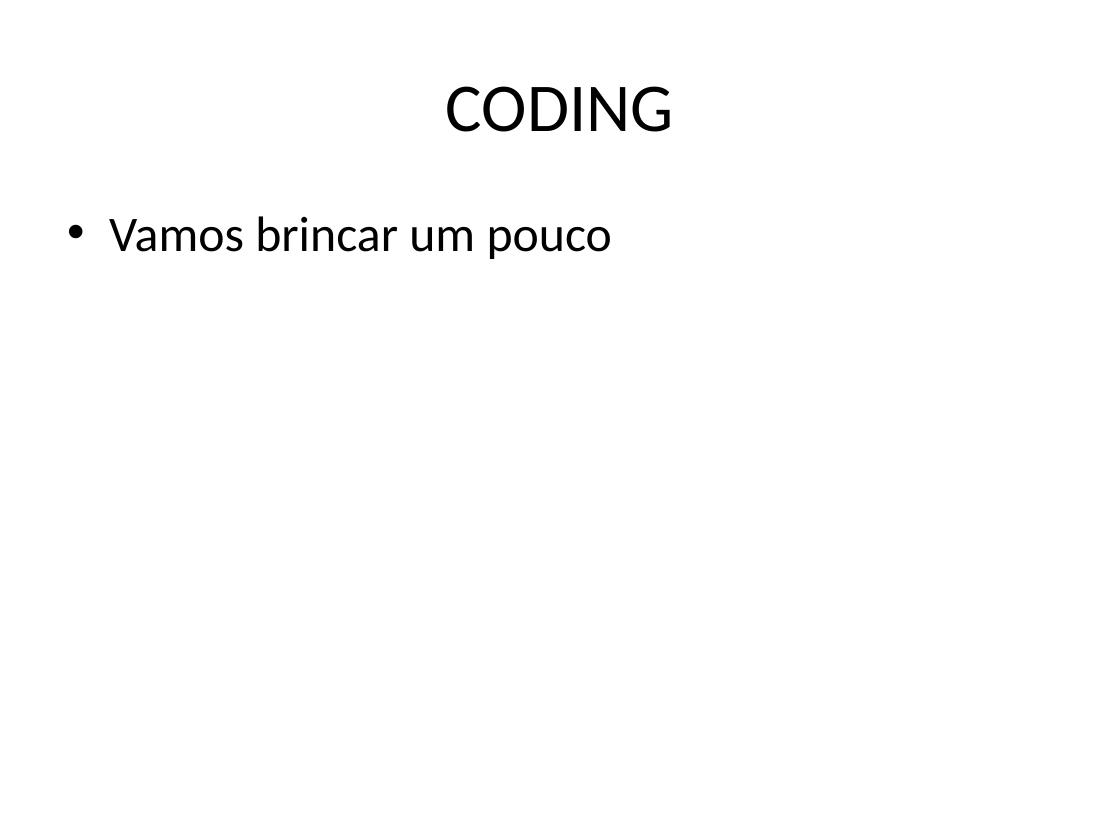
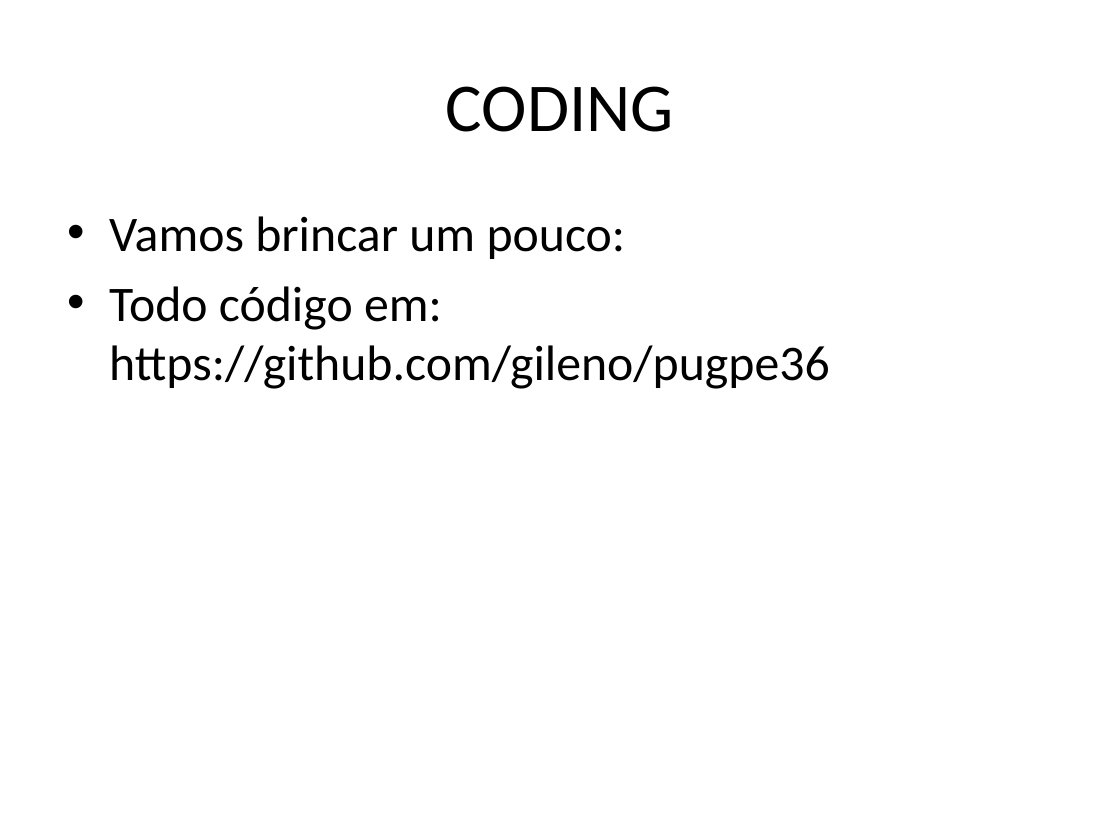
Before and after one commit to gileno/pugpe36, a slide deck: slide 9 of datascience.pptx. Drawn at 1120x840 pixels with LibreOffice and Linux fonts; fonts in the diff are those of the drawing. Boxes give left, top, right and bottom in pixels: in the first picture for what was removed or moved away, otherwise in the second. Text is boxed around its words. In the diff, an @@ line names an element or a change of style, - is before the commit and + after.

```diff
--- a/datascience.pptx
+++ b/datascience.pptx
@@ text at <box>109,216,830,389</box>: text changed @@
-• Vamos brincar um pouco
+• Vamos brincar um pouco:
+• Todo código em: https://github.com/gileno/pugpe36
```
Also in this commit, not shown: 1 other file.
